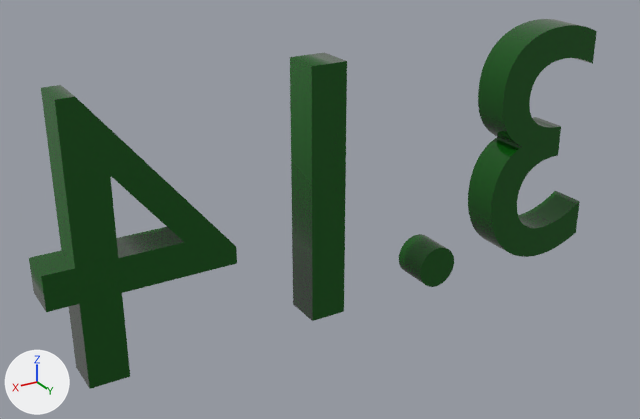
A saved change to the glTF model next/public/threepointonefour.glb.
Both versions are drawn from a 50 mm lens placed at (5.606, 5.625, 2.307), pointed at (4.522, 3.819, 1.404). Arrows for +X, +Y and +Z are at lower left; the lights stay in place. Where no turn or scale is listed for an object, it has been applied to the vertices. Vertices at the same position are counted once.

Objects in the first picture: 'Text'.
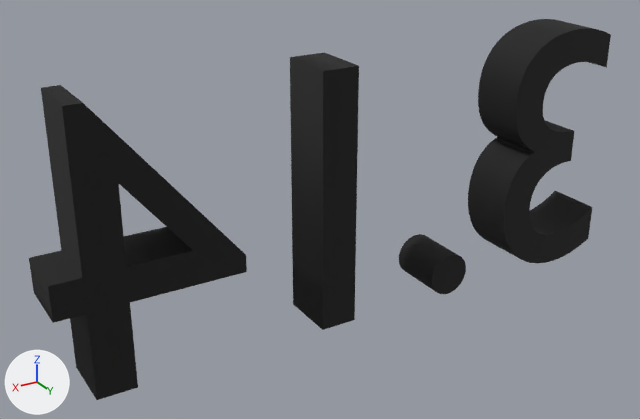
The newer file is also turned or shifted as a whole; pictures and numbers use the older file's frame.

What the commit changed:
Material 'Material.002' (mat_material_002) changes colour from dark green #0c560e to black #151515; in linear values from (0.00351, 0.0925, 0.00444) to (0.0074, 0.00743, 0.00737).
In material 'Material.002' (mat_material_002), roughness goes from 0.0 to 0.796.
me_text_001 has 428 vertices, 844 faces and spans x -0.9..0.72, y -0.05..0.05, z -0.35..0.35.
me_text_001 is used by ob_text; location (4.524, 3.819, 1.453).
me_text_001 part 1: the whole mesh is scaled about its middle by (1, 1.5, 1), then moved by (0.0, 0.03, 0.0).

Boxes [x1, y1, x2, y2] around the edits, measured in the pictures (640 x 419 px):
'Text', recoloured, surface changed, mesh rescaled (green to black): before [29, 19, 597, 389]; after [29, 19, 611, 400]
